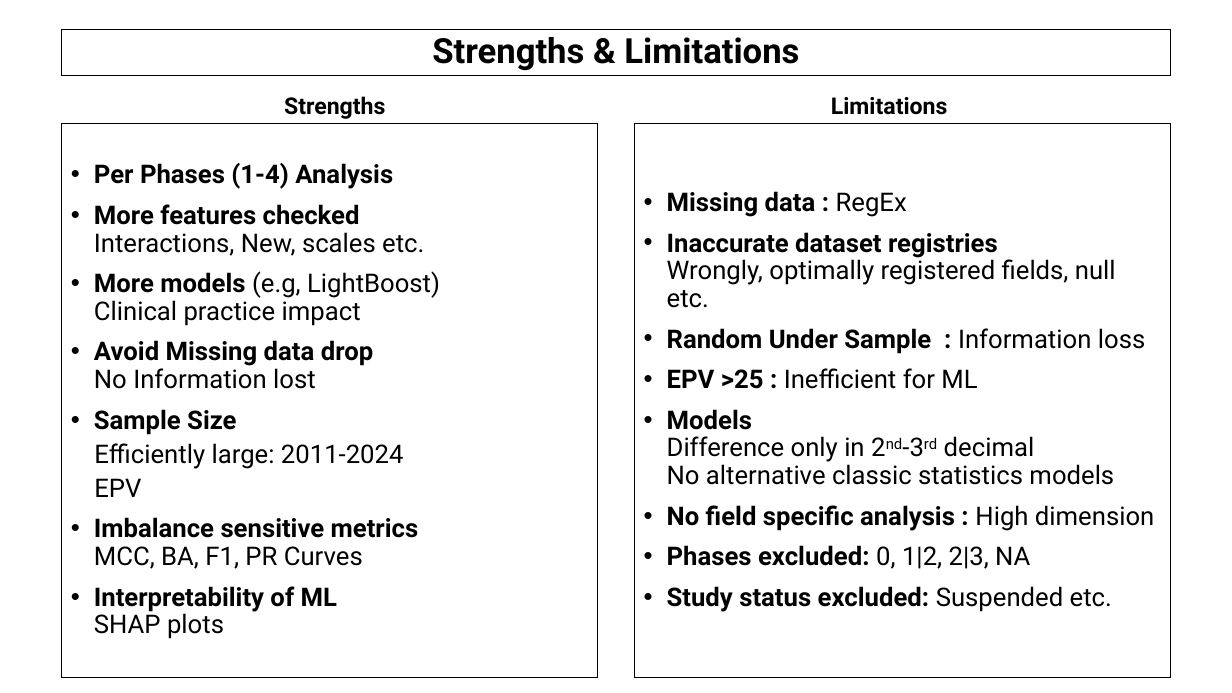
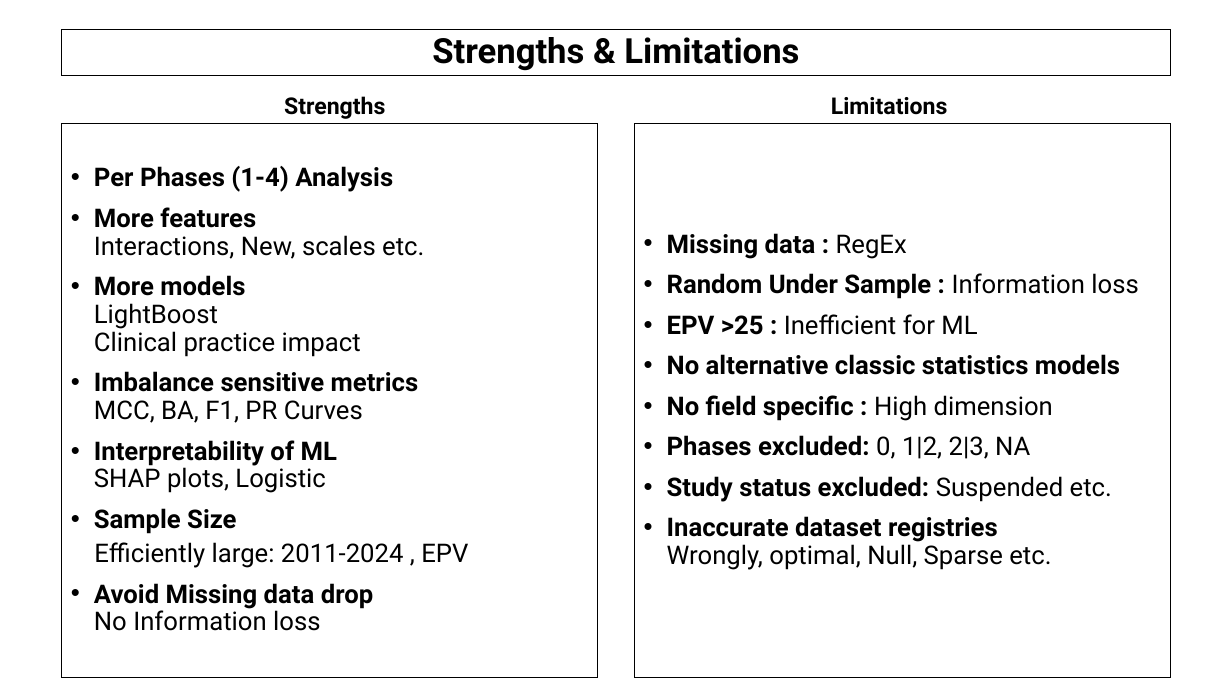
Before and after one commit to AndreouEugenia/Thesis, a slide deck: slide 26 of Thesis_Presentation.pptx. Drawn at 1232x693 pixels with LibreOffice and Linux fonts; fonts in the diff are those of the drawing; background and template pictures are left out. Boxes give left, top, right and bottom in pixels: in the first picture for what was removed or moved away, otherwise in the second. Text is boxed around its words. In the diff, an @@ line names an element or a change of style, - is before the commit and + after.

```diff
--- a/Thesis_Presentation.pptx
+++ b/Thesis_Presentation.pptx
@@ text at (x1=94, y1=207, x2=424, y2=493): text changed @@
-• More features checked
-  Interactions, New, scales etc.
-• More models (e.g, LightBoost)
-  Clinical practice impact
-• Avoid Missing data drop
-  No Information lost
+• More features
+  Interactions, New, scales etc.
+• More models
+  LightBoost
+  Clinical practice impact
+• Imbalance sensitive metrics
+  MCC, BA, F1, PR Curves
+• Interpretability of ML
+  SHAP plots, Logistic
@@ text at (x1=667, y1=232, x2=1116, y2=308): paragraph removed @@
-• Inaccurate dataset registries
-  Wrongly, optimally registered fields, null etc.
@@ text at (x1=667, y1=354, x2=1120, y2=421): text changed; bold on @@
-• Models
-  Difference only in 2nd-3rd decimal
-  No alternative classic statistics models
-• No field specific analysis : High dimension
+• No alternative classic statistics models
+• No field specific : High dimension
@@ text at (x1=667, y1=516, x2=1051, y2=570): paragraph added @@
+• Inaccurate dataset registries
+  Wrongly, optimal, Null, Sparse etc.
@@ text at (x1=94, y1=542, x2=468, y2=631): text changed @@
-  Efficiently large: 2011-2024
-  EPV
-• Imbalance sensitive metrics
-  MCC, BA, F1, PR Curves
-• Interpretability of ML
-  SHAP plots
+  Efficiently large: 2011-2024 , EPV
+• Avoid Missing data drop
+  No Information loss
```
Also in this commit, not shown: 11 other slides changed, 8 other files.
